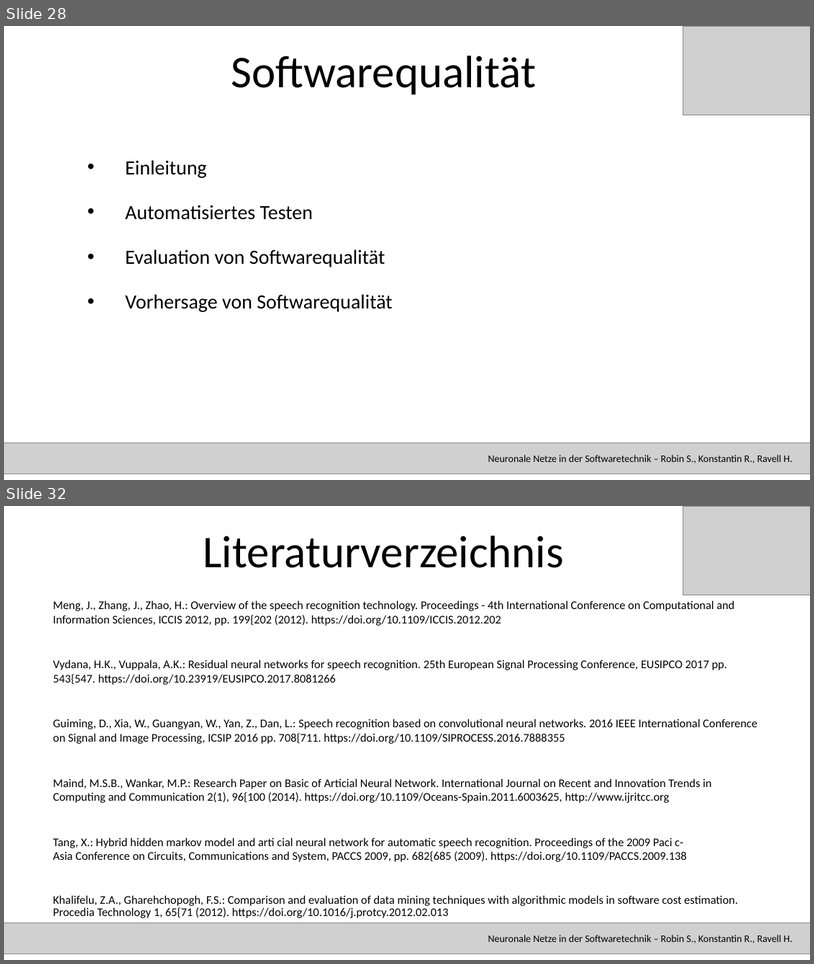
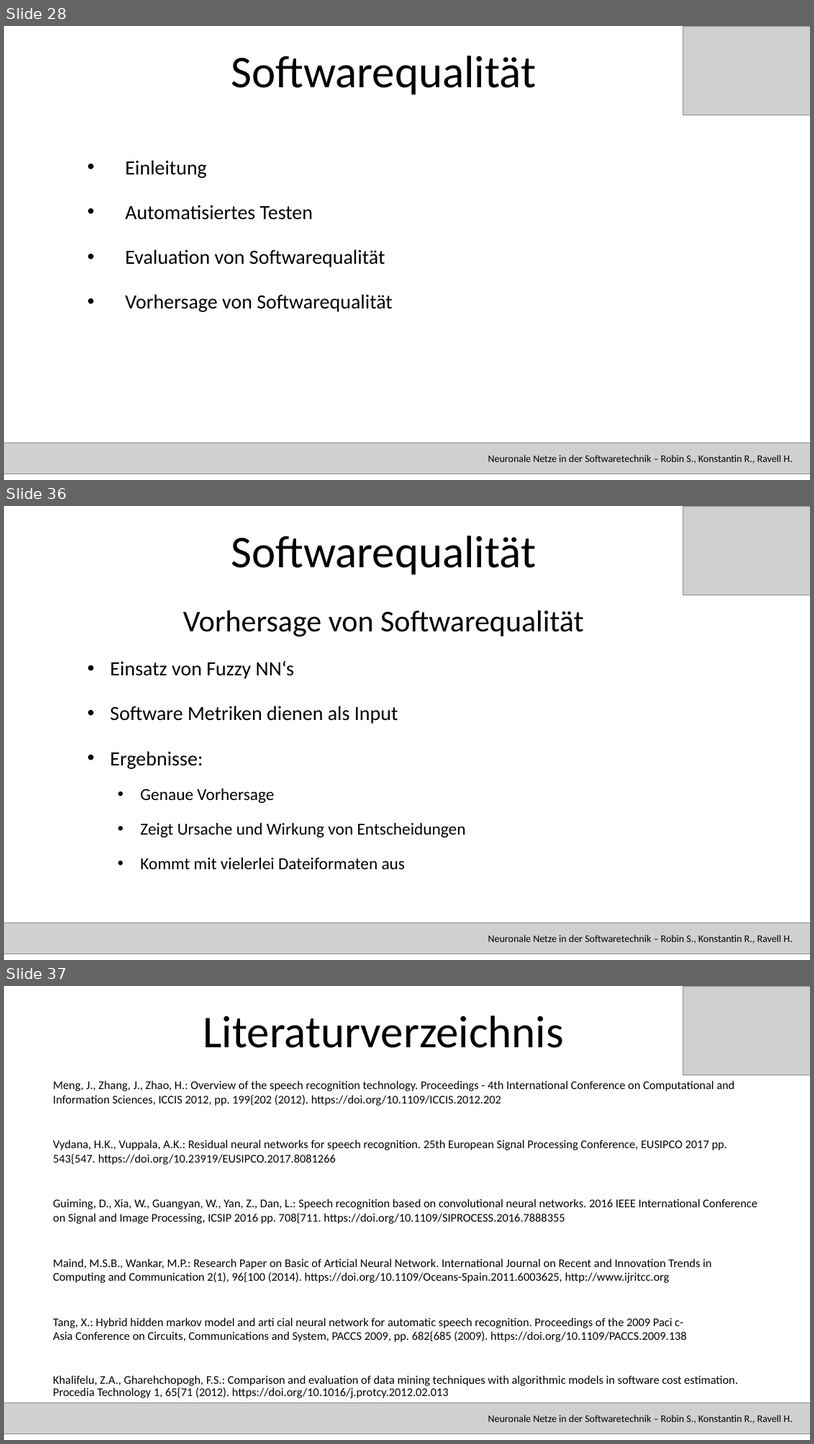
Before and after one commit to RavellHeerdegen/SATElite, a slide deck: SATPräsi.pptx. Shown one above the other, each under a label of ours: slides 28 and 32 before the commit, slides 28, 36 and 37 after it; the slides between them are not shown. The pictures are 814x964 and 814x1444 pixels, drawn with LibreOffice and Linux fonts; fonts in the diff are those of the drawing; grey boxes stand for pictures. Boxes give left, top, right and bottom in pixels: in the first picture for what was removed or moved away, otherwise in the second. Text is boxed around its words. In the diff, an @@ line names an element or a change of style, - is before the commit and + after.

```diff
--- a/SATPräsi.pptx
+++ b/SATPräsi.pptx
@@ slide 36 added at bbox=[4, 506, 810, 960], background #FFFFFF @@
@@ picture added at bbox=[684, 506, 810, 595] @@
@@ title added at bbox=[231, 536, 536, 574], 54 pt, text #000000 @@
+Softwarequalität
@@ text added at bbox=[183, 610, 584, 637], 36 pt, text #000000 @@
+Vorhersage von Softwarequalität
@@ text added at bbox=[110, 661, 466, 869], 20 pt, text #000000 @@
+• Einsatz von Fuzzy NN‘s
+• Software Metriken dienen als Input
+• Ergebnisse:
+  • Genaue Vorhersage
+  • Zeigt Ursache und Wirkung von Entscheidungen
+  • Kommt mit vielerlei Dateiformaten aus
@@ picture added at bbox=[4, 922, 810, 954] @@
@@ text added at bbox=[489, 934, 792, 943], 12 pt, text #000000 @@
+Neuronale Netze in der Softwaretechnik – Robin S., Konstantin R., Ravell H.
@@ what was slide 32 is now slide 37 @@
```
Also in this commit, not shown: 3 slides changed, 4 other slides added, 1 other file.
